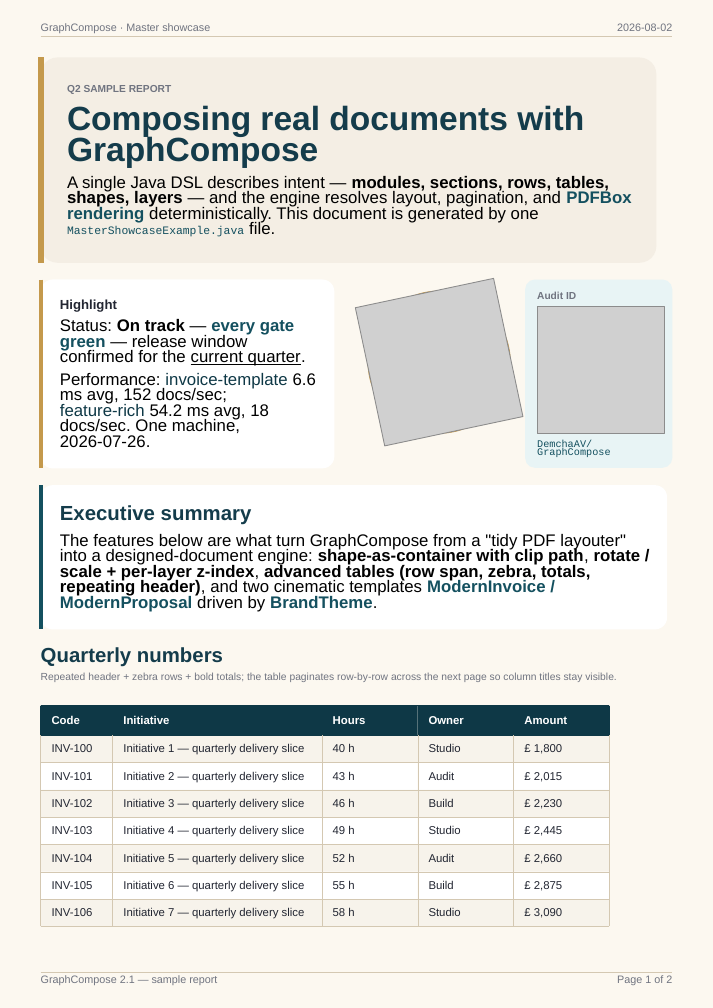
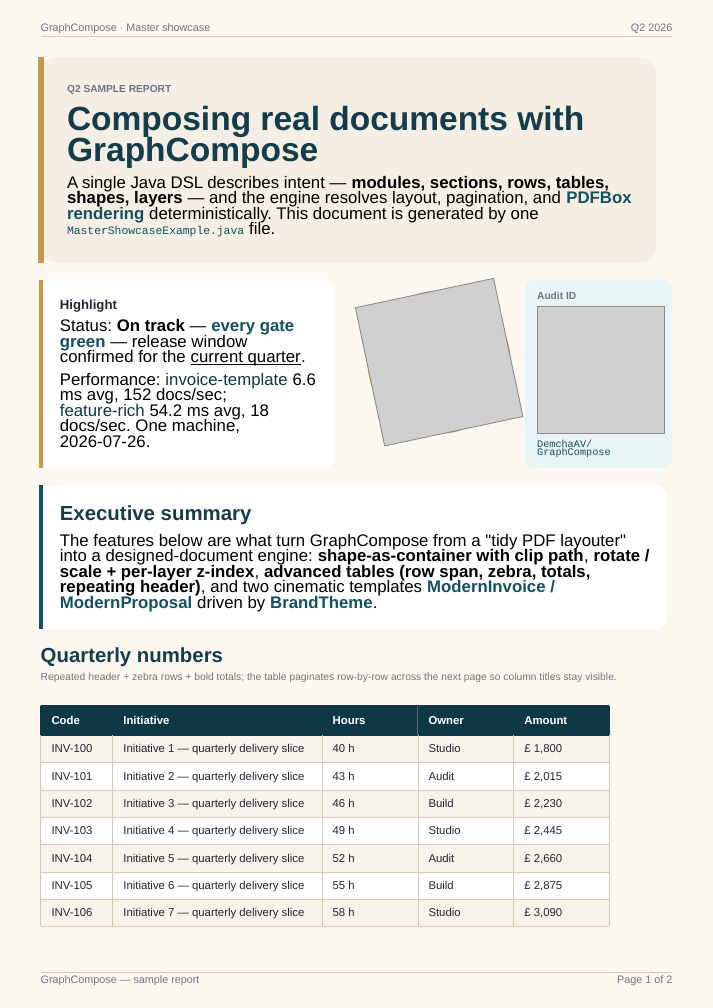
Before and after one commit to DemchaAV/GraphCompose, a slide deck: slide 1 of assets/readme/examples/master-showcase.pptx. Drawn at 713x1008 pixels with LibreOffice and Linux fonts; fonts in the diff are those of the drawing; grey boxes stand for pictures. Boxes give left, top, right and bottom in pixels: in the first picture for what was removed or moved away, otherwise in the second. Text is boxed around its words. In the diff, an @@ line names an element or a change of style, - is before the commit and + after.

```diff
--- a/assets/readme/examples/master-showcase.pptx
+++ b/assets/readme/examples/master-showcase.pptx
@@ text at box(631, 23, 672, 33): text changed @@
-2026-08-02
+Q2 2026
@@ text at box(41, 975, 199, 985): text changed @@
-GraphCompose 2.1 — sample report
+GraphCompose — sample report
```
Also in this commit, not shown: 1 other slide changed, 7 other files.
